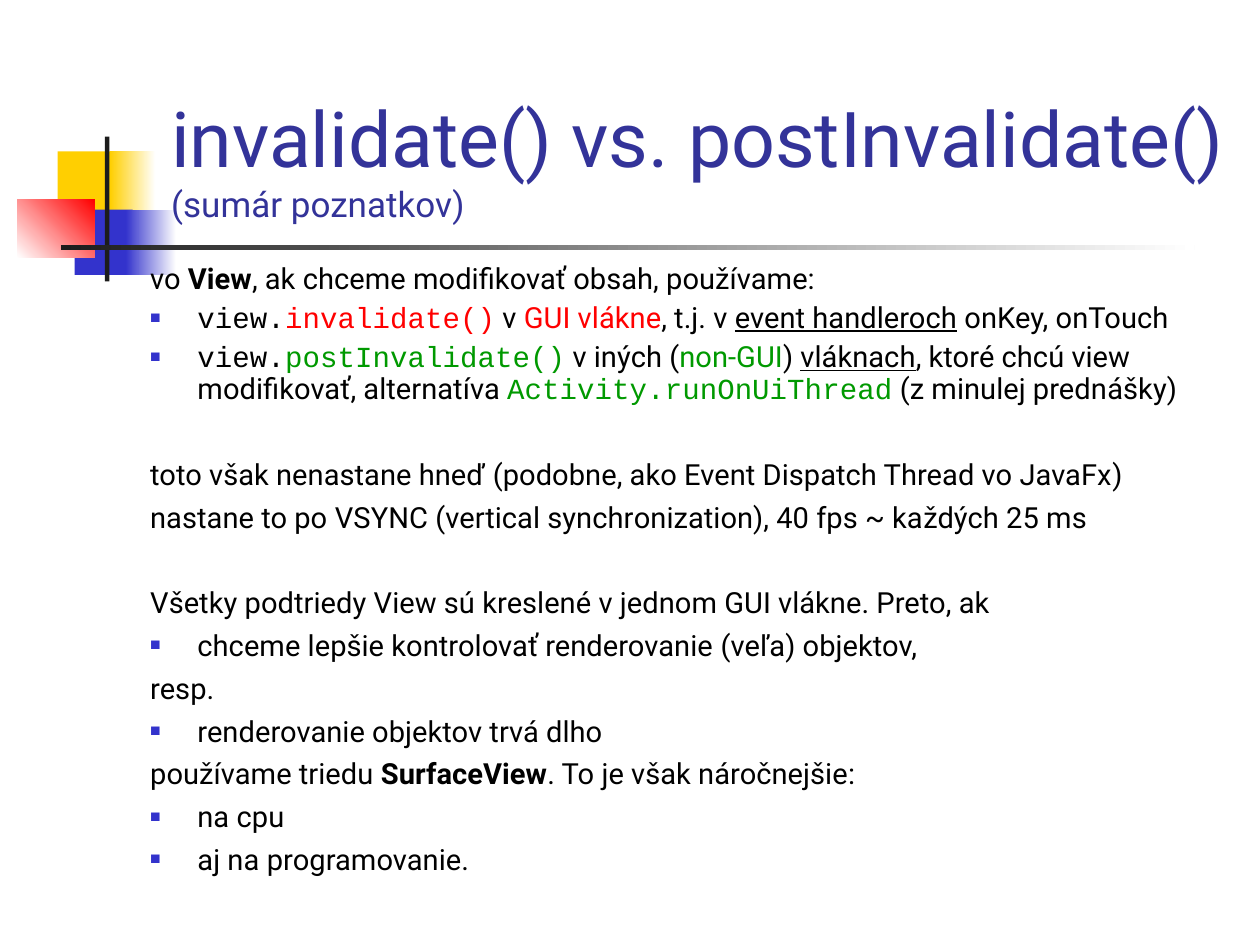
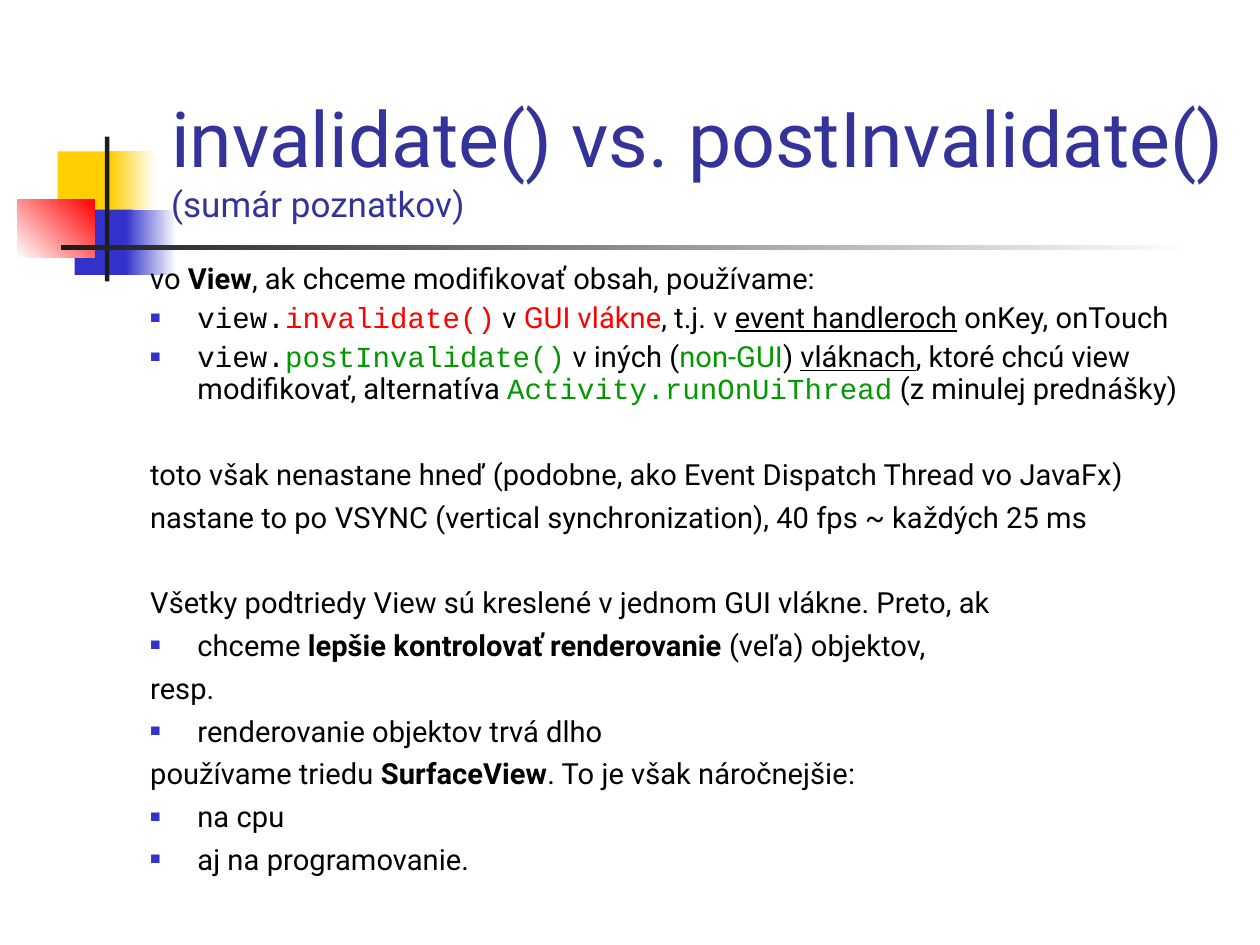
Before and after one commit to vmandro/Prednasky, a slide deck: slide 3 of 05/05_Android.ppt (slide 4 before the commit). Drawn at 1260x945 pixels with LibreOffice and Linux fonts; fonts in the diff are those of the drawing. Boxes give left, top, right and bottom in pixels: in the first picture for what was removed or moved away, otherwise in the second. Text is boxed around its words. In the diff, an @@ line names an element or a change of style, - is before the commit and + after.

```diff
--- a/05/05_Android.ppt
+++ b/05/05_Android.ppt
@@ text at [197,632,925,663]: bold on in "lepšie kontrolovať renderovanie" @@
```
Also in this commit, not shown: 3 other slides changed, 1 slide removed, 7 other files.
